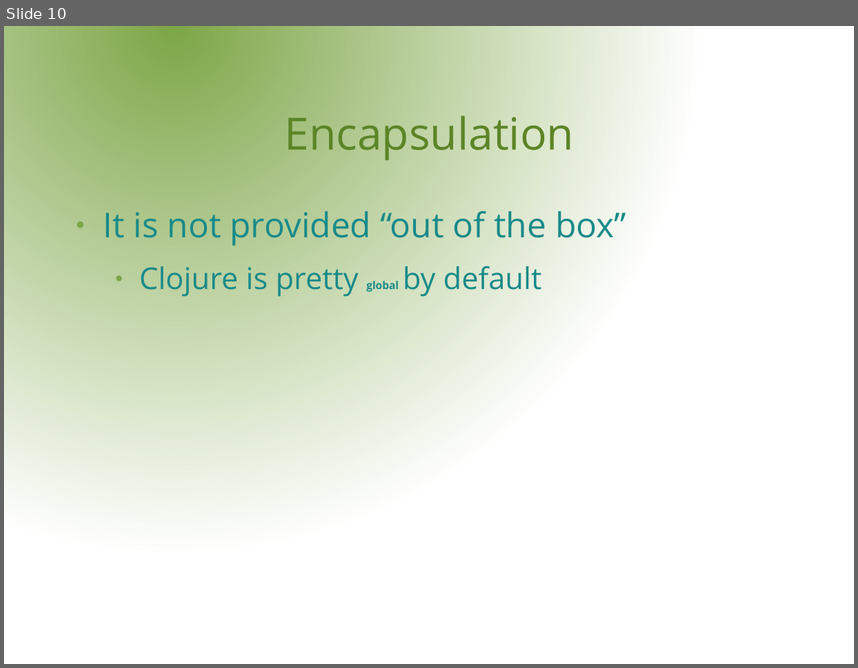
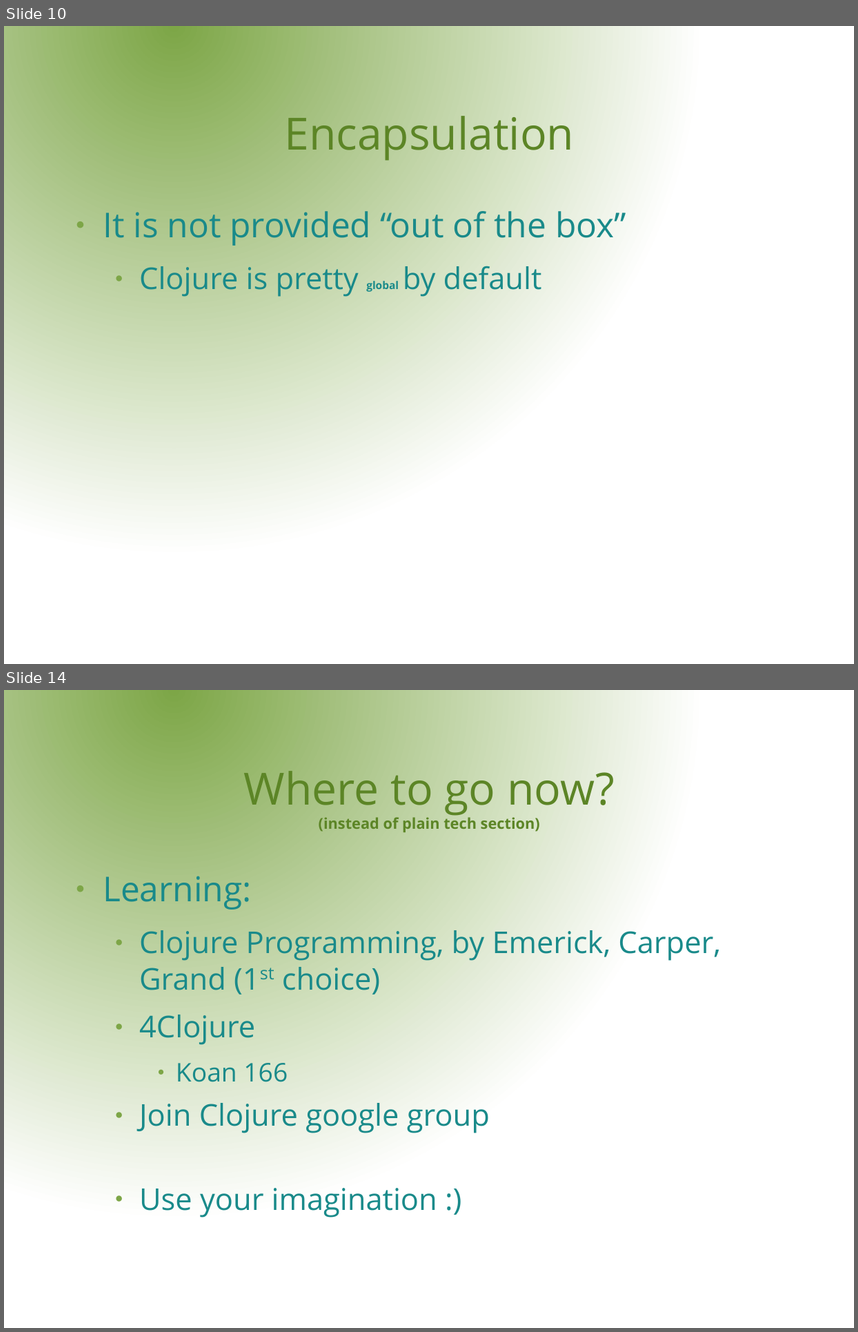
Before and after one commit to rssole/voxxed, a slide deck: resources/presentation/VoxxedDays.odp. Shown one above the other, each under a label of ours: slide 10 before the commit, slides 10 and 14 after it; the slides between them are not shown. The pictures are 858x668 and 858x1332 pixels, drawn with LibreOffice and Linux fonts; fonts in the diff are those of the drawing; background and template pictures are left out. Boxes give left, top, right and bottom in pixels: in the first picture for what was removed or moved away, otherwise in the second. Text is boxed around its words. In the diff, an @@ line names an element or a change of style, - is before the commit and + after.

```diff
--- a/resources/presentation/VoxxedDays.odp
+++ b/resources/presentation/VoxxedDays.odp
@@ slide 14 added at (x1=4, y1=690, x2=854, y2=1328), background gradient #7DA647 to #FFFFFF @@
@@ title added at (x1=244, y1=771, x2=615, y2=832), 14 pt, text #5C8526, bold @@
+Where to go now?
+(instead of plain tech section)
@@ text added at (x1=103, y1=876, x2=721, y2=1217), 28 pt, text #198A8A @@
+● Learning:
+  ● Clojure Programming, by Emerick, Carper, Grand (1st choice)
+  ● 4Clojure
+    ● Koan 166
+  ● Join Clojure google group
+  ● Use your imagination :)
```
Also in this commit, not shown: 1 slide changed, 5 other slides added, 1 other file.
